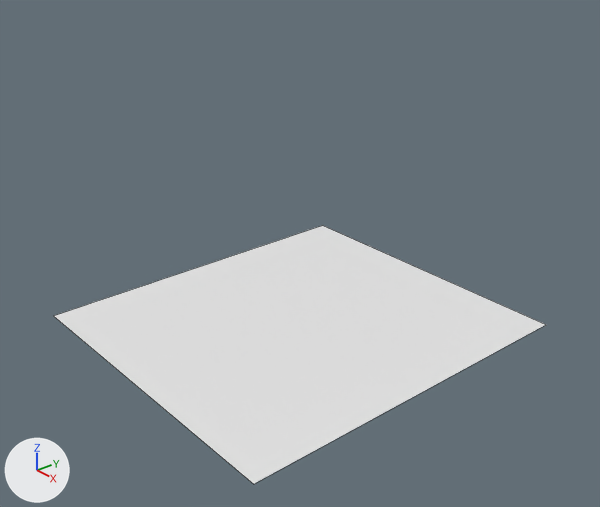
One commit to the Blender file Kerova_320_9/Kerova_320_9.blend: the scene before it, then after it.
The view is the same before and after, from a 50 mm camera at (13.31, -11.37, 7.37) aimed at (0.4, -0.41, -0.43). Every picture has the same lights, and +X, +Y and +Z are marked at lower left. Mesh edges are drawn as thin lines.
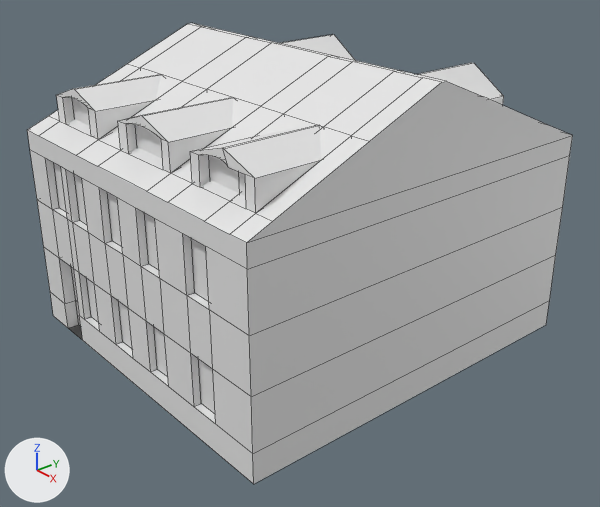
Commit message: Kerova 320/9

The change, as a list of edits to the scene's bpy script:
```text
Change me_plane:
    used by ob_plane; location = (-3.06, -3.47, 0.0)
    remove me_plane.from_pydata(...)  # 4 vertices, 1 face; spans x -1.0..6.97, y -1.0..7.73, z -2.45
    add me_plane.from_pydata(...)  # 344 vertices, 268 faces; spans x -1.0..6.97, y -1.0..7.73, z -2.45..4.01
    me_plane part 1: 340 vertices added at x -1.0..6.97, y -1.0..7.73, z -2.45..4.01
```

Where the change shows, as pixel boxes [x1, y1, x2, y2] in the pictures (600 x 507 px):
'Plane', reshaped (11% wider, 78% taller)
    before: [54, 225, 546, 484]
    after: [27, 23, 573, 484]
part 1 of me_plane, added
    after: [27, 23, 573, 484]
